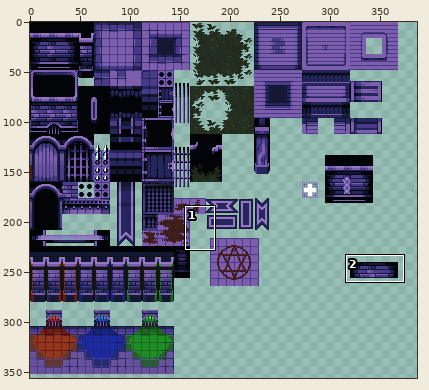
Two states of a sprite sheet, Assets/Sprites/Tiles.png. Above: a wide view before the commit, with the close-up outlined.
Close-up. Earlier state:
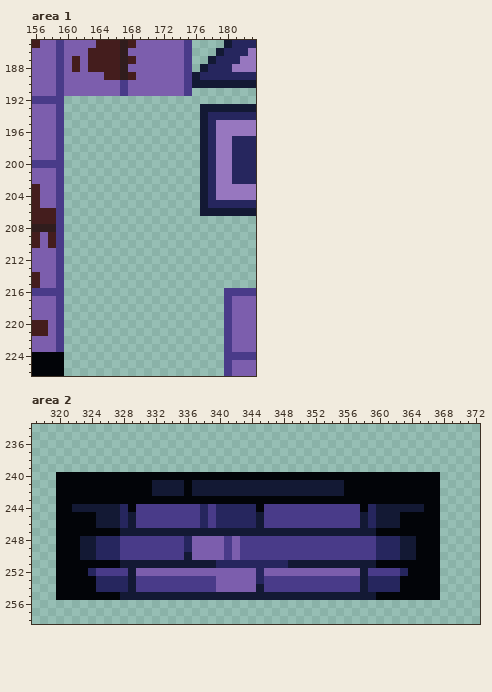
The file is 400x400 pixels. Colours within 5 levels of each other are drawn and written as one. Shown: area 1: x 156..183, y 185..226; area 2: x 317..372, y 234..258. The wide view leaves out empty margins. The commit also changed other parts of the picture, which this record leaves out.
Once edited:
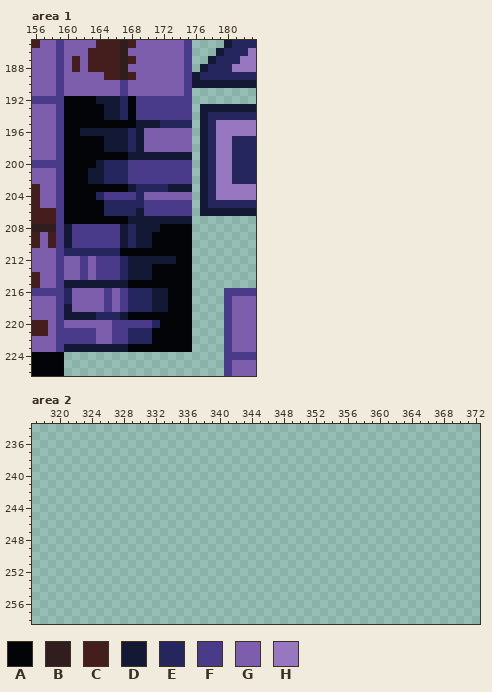
Palette (. is transparent): A #020408  B #301d1d  C #441d1d  D #131934  E #26265e  F #493b89  G #7c5ead  H #9777bf
Change:
--- area 1
@@ x 156..183 @@
 191 GGGFGGGGGGGFGGGGGGGF........
-192 FFFF........................
-193 GGGF.................DDDDDDD
-194 GGGF.................DEEEEEE
-195 GGGF.................DEHHHHH
-196 GGGF.................DEHHHHH
-197 GGGF.................DEHHEEE
-198 GGGF.................DEHHEEE
-199 GGGF.................DEHHEEE
-200 FFFF.................DEHHEEE
-201 GGGF.................DEHHEEE
-202 GGGF.................DEHHEEE
-203 CGGF.................DEHHHHH
-204 CGGF.................DEHHHHH
-205 CGGF.................DEEEEEE
-206 CCCF.................DDDDDDD
-207 CCCF........................
-208 BBBF........................
-209 CGCF........................
-210 CGCF........................
-211 GGGF........................
-212 GGGF........................
-213 GGGF........................
-214 CGGF........................
-215 CGGF........................
-216 FFFF....................FFFF
-217 GGGF....................FGGG
-218 GGGF....................FGGG
-219 GGGF....................FGGG
-220 CCGF....................FGGG
-221 CCGF....................FGGG
-222 GGGF....................FGGG
-223 GGGF....................FGGG
+192 FFFFAAAADDDEAFFFFFFF........
+193 GGGFAAAAADDEAFFFFFFF.DDDDDDD
+194 GGGFAAAAADDEAFFFFFFF.DEEEEEE
+195 GGGFAAAAAAAAADDDEEEE.DEHHHHH
+196 GGGFAADDDDDDEDGGGGGG.DEHHHHH
+197 GGGFAAAAADDDEDGGGGGG.DEHHEEE
+198 GGGFAAAAADDDEDGGGGGG.DEHHEEE
+199 GGGFAAAAAAAADDDDDDDD.DEHHEEE
+200 FFFFAAAADEEEFFFFFFFF.DEHHEEE
+201 GGGFAAADDEEEFFFFFFFF.DEHHEEE
+202 GGGFAAADDEEEFFFFFFFF.DEHHEEE
+203 CGGFAAAAAAAADEEEEDDD.DEHHHHH
+204 CGGFAAAAEFFFFEGGGGGG.DEHHHHH
+205 CGGFAAAAAEEEEEFFFFFF.DEEEEEE
+206 CCCFAAAAAEEEEDFFFFFF.DDDDDDD
+207 CCCFAAAAAAAADDDDDDDD........
+208 BBBFDFFFFFFDEDDDAAAA........
+209 CGCFDFFFFFFDEDDAAAAA........
+210 CGCFDFFFFFFDEDDAAAAA........
+211 GGGFEEEEEEEAAAAAAAAA........
+212 GGGFGGFGFFFEDDDDDDAA........
+213 GGGFGGFGFFFEDDDAAAAA........
+214 CGGFGGFGFFFEDDDAAAAA........
+215 CGGFDDDDDDDDAAAAAAAA........
+216 FFFFEGGGGFGFEEEDDAAA....FFFF
+217 GGGFEGGGGFGFEEEDDAAA....FGGG
+218 GGGFDGGGGFGFEEEDDAAA....FGGG
+219 GGGFDDDDEEEDAAAAAAAA....FGGG
+220 CCGFGGGGGGFFFFFEAAAA....FGGG
+221 CCGFFFFFGGFFEEEAAAAA....FGGG
+222 GGGFFFFFGGFFEEEAAAAA....FGGG
+223 GGGFDDDDDDDDAAAAAAAA....FGGG
 224 AAAA....................FFFF
--- area 2
@@ x 317..372 @@
 239 ........................................................
-240 ...AAAAAAAAAAAAAAAAAAAAAAAAAAAAAAAAAAAAAAAAAAAAAAAA.....
-241 ...AAAAAAAAAAAADDDDADDDDDDDDDDDDDDDDDDDAAAAAAAAAAAA.....
-242 ...AAAAAAAAAAAADDDDADDDDDDDDDDDDDDDDDDDAAAAAAAAAAAA.....
-243 ...AAAAAAAAAAAAAAAAAAAAAAAAAAAAAAAAAAAAAAAAAAAAAAAA.....
-244 ...AADDDDDDEAFFFFFFFFEFEEEEEAFFFFFFFFFFFFAEDDDDDDAA.....
-245 ...AAAAADDDEDFFFFFFFFEFEEEEEDFFFFFFFFFFFFDEDDDAAAAA.....
-246 ...AAAAADDDEDFFFFFFFFEFEEEEEDFFFFFFFFFFFFDEDDDAAAAA.....
-247 ...AAAAAAAADDDDDDDDDDDDDDDDDDDDDDDDDDDDDDDDAAAAAAAA.....
-248 ...AAADDEEEFFFFFFFFEGGGGFGFFFFFFFFFFFFFFFFFEEEDDAAA.....
-249 ...AAADDEEEFFFFFFFFEGGGGFGFFFFFFFFFFFFFFFFFEEEDDAAA.....
-250 ...AAADDEEEFFFFFFFFDGGGGFGFFFFFFFFFFFFFFFFFEEEDDAAA.....
-251 ...AAAAAAAADDDDDDDDDDDDEEEEEEEEEDDDDDDDDDDDAAAAAAAA.....
-252 ...AAAAEFFFFDGGGGGGGGGGGGGGGEGGGGGGGGGGGGDFFFFEAAAA.....
-253 ...AAAAAEEEEDFFFFFFFFFFGGGGGEFFFFFFFFFFFFDEEEEAAAAA.....
-254 ...AAAAAEEEEDFFFFFFFFFFGGGGGDFFFFFFFFFFFFDEEEEAAAAA.....
-255 ...AAAAAAAADDDDDDDDDDDDDDDDDDDDDDDDDDDDDDDDAAAAAAAA.....
+240 ........................................................
+241 ........................................................
+242 ........................................................
+243 ........................................................
+244 ........................................................
+245 ........................................................
+246 ........................................................
+247 ........................................................
+248 ........................................................
+249 ........................................................
+250 ........................................................
+251 ........................................................
+252 ........................................................
+253 ........................................................
+254 ........................................................
+255 ........................................................
 256 ........................................................
